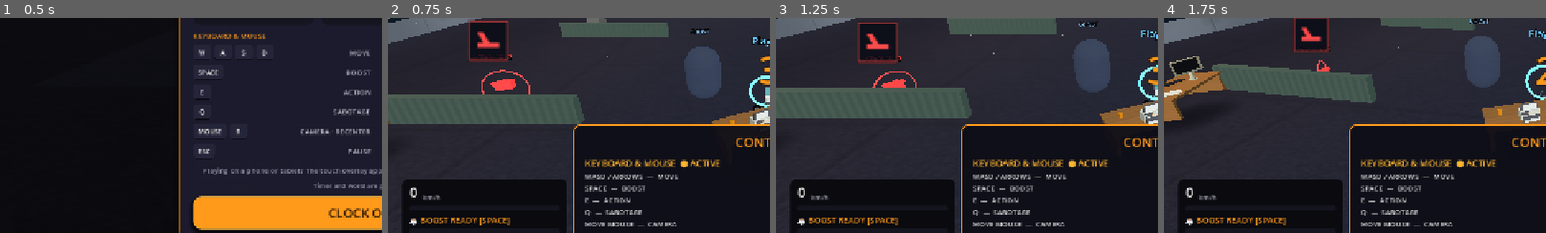
Above: before the commit, frames 1-4 (left to right).
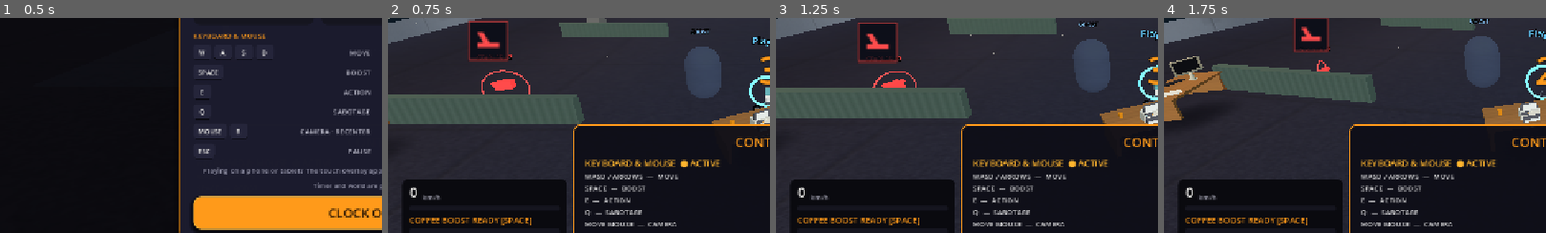
Above: after the commit, the same moments.

Repository: jiracipika/friday-evacuation
Game: Godot game, scene res://scenes/Evacuation.tscn
Same seed, same stepped clock (60 frames per second), same inputs: the game is played once before the commit and once after it. This scene is started directly instead of the project's main scene.
Inputs (mouse positions are % of the whole screen's width and height, from its top left):
- Up to frame 1 (0.5 s): no input
- Up to frame 2 (0.75 s): click "CLOCK OUT — GO" at 0.5 s
- Up to frame 3 (1.25 s): no input
- Up to frame 4 (1.75 s): tap Enter (ui_accept) at 1.25, 1.52 s; move the mouse to (55, 50) at 1.27 s; hold W (move_forward) from 1.28 s (still down); hold E (action) from 1.28 s (still down); click (55, 50) at 1.42 s; tap Space (boost) at 1.55 s
The pictures show only the part of the screen within x 0-50%, y 38-88%; the shares and areas given below are measured in that part.

Frame 1 is identical in both runs. In frame 2, 0.7% of the frame differs, in the area x 5-38%, y 92-97%; in frame 3, 0.7%; in frame 4, 0.7%.

Commit message:
P2 (copy): HUD readouts match spec §4.3 — emoji copy retired
COFFEE BOOST READY/ACTIVE, STAPLER x%d [Q], SPILL x%d [Q] per spec —
the fallback font may not carry the old glyphs. New UICopyContractTest
(22 checks, in ladder) guards §4.3/4.5/4.6/4.7/4.8 strings. Copy +
motion together close P2.

Diff:
--- a/scripts/HUD.gd
+++ b/scripts/HUD.gd
@@ -190,7 +190,7 @@
 	abilities.name = "Abilities"
 	abilities.add_theme_constant_override("separation", _px(4))
 	state_cols.add_child(abilities)
-	boost_label = _make_label("☕ BOOST READY [SPACE]", _px(14), _c(UIT.ORANGE))
+	boost_label = _make_label("COFFEE BOOST READY [SPACE]", _px(14), _c(UIT.ORANGE))
 	abilities.add_child(boost_label)
 	boost_bar = ProgressBar.new()
 	boost_bar.custom_minimum_size = Vector2(_px(252), _px(12))
@@ -294,7 +294,7 @@
 		boost_bar.value = 100.0 if active else clampf(100.0 - cooldown / cooldown_max * 100.0, 0.0, 100.0)
 	if boost_label:
 		# §6: READY / ACTIVE / cooldown text at 14px.
-		boost_label.text = "☕ BOOST ACTIVE" if active else ("☕ BOOST READY [SPACE]" if cooldown <= 0.0 else "☕ BOOST %.1fs" % cooldown)
+		boost_label.text = "COFFEE BOOST ACTIVE" if active else ("COFFEE BOOST READY [SPACE]" if cooldown <= 0.0 else "COFFEE BOOST %.1fs" % cooldown)
 		boost_label.add_theme_color_override("font_color", _c(UIT.ORANGE_BRIGHT) if active or cooldown <= 0.0 else _c(UIT.TEXT, 0.45))
 	_apply_state_accent(active or cooldown <= 0.0)
 
@@ -320,10 +320,10 @@
 	var display := ""
 	match kind:
 		&"stapler":
-			display = "📎 STAPLER ×%d  [Q]" % charges
+			display = "STAPLER x%d [Q]" % charges
 		&"spill":
-			display = "💧 SPILL ×%d  [Q]" % charges
+			display = "SPILL x%d [Q]" % charges
 		_:
-			display = "ITEM ×%d  [Q]" % charges
+			display = "ITEM x%d [Q]" % charges
 	item_label.text = display
 	item_label.add_theme_color_override("font_color", _c(UIT.CORAL) if kind == &"stapler" else _c(UIT.YELLOW))
--- /dev/null
+++ b/scripts/UICopyContractTest.gd
@@ -0,0 +1,62 @@
+# UICopyContractTest.gd — P2 microcopy contract (design spec §4).
+#
+# The player-facing strings the spec pins, asserted against SOURCE so a
+# copy regression cannot ship. Menu tables were superseded by the S-B1
+# departure redesign (P0B-audited) — those live in MenuDepartureSmokeTest.
+# This file guards the sections still authoritative: HUD readouts (§4.3),
+# results (§4.6), pause (§4.7), splash (§4.8).
+extends SceneTree
+
+var checks := 0
+var failures: Array[String] = []
+
+func check(cond: bool, label: String) -> void:
+	checks += 1
+	if cond:
+		print("[PASS] %s" % label)
+	else:
+		failures.append(label)
+		print("[FAIL] %s" % label)
+
+func _init() -> void:
+	_run.call_deferred()
+
+func _src(path: String) -> String:
+	return FileAccess.get_file_as_string(path)
+
+func _run() -> void:
+	var hud := _src("res://scripts/HUD.gd")
+	# §4.3 readouts — spec copy, emoji-free (fallback font may lack glyphs).
+	for s in ["COFFEE BOOST READY [SPACE]", "COFFEE BOOST ACTIVE",
+			"Q  SABOTAGE", "STAPLER x%d [Q]", "SPILL x%d [Q]"]:
+		check(hud.contains(s), "HUD §4.3: %s" % s)
+	check(not hud.contains("☕") and not hud.contains("📎") and not hud.contains("💧"),
+		"HUD §4.3: no emoji-dependent copy")
+
+	var evac := _src("res://scripts/Evacuation.gd")
+	# §4.6 results.
+	for s in ["%s WINS!", "NO WINNER", "NEW TOP-SPEED RECORD",
+			"NEW CHAIR: %s", "MODIFIERS: ", "REMATCH", "MAIN MENU"]:
+		check(evac.contains(s), "results §4.6: %s" % s)
+
+	var pause := _src("res://scripts/PauseMenu.gd")
+	for s in ["PAUSED", "RESUME", "QUIT TO MENU"]:
+		check(pause.contains(s), "pause §4.7: %s" % s)
+
+	var splash := _src("res://scripts/SplashScreen.gd")
+	for s in ["4:59 PM FRIDAY", "CLICK / PRESS A TO START", "TAP / PRESS A TO START"]:
+		check(splash.contains(s), "splash §4.8: %s" % s)
+
+	var lobby := _src("res://scripts/Lobby.gd")
+	for s in ["MULTIPLAYER LOBBY", "Choose HOST or enter a LAN address to JOIN.",
+			"SCAN LOCAL WI-FI"]:
+		check(lobby.contains(s), "lobby §4.5: %s" % s)
+
+	if failures.is_empty() and checks > 0:
+		print("=== UI COPY CONTRACT TEST PASS (%d/%d) ===" % [checks, checks])
+		quit(0)
+	else:
+		print("=== UI COPY CONTRACT TEST FAILED (%d/%d) ===" % [checks - failures.size(), checks])
+		for f in failures:
+			print("  - %s" % f)
+		quit(1)
Not shown, added: scripts/HUDThemeSmokeTest.gd.uid
Not shown, changed: docs/ui-continuation/STATUS.md
Not shown, changed: docs/ui-continuation/results/P2.md
